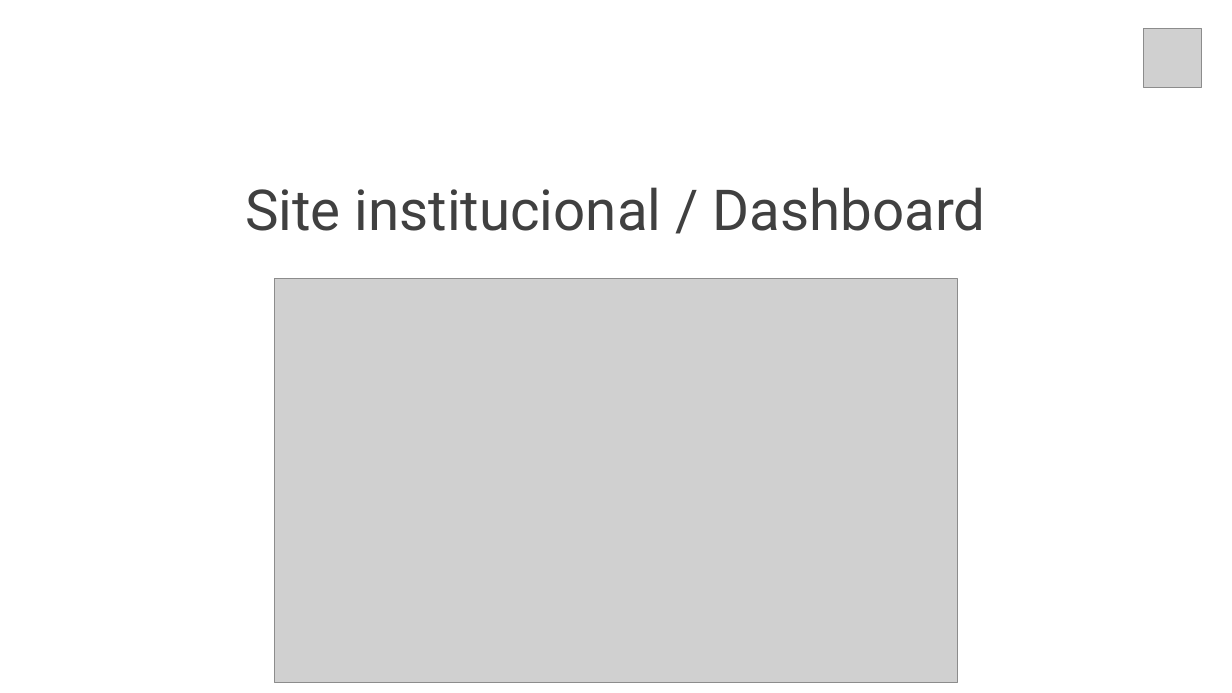
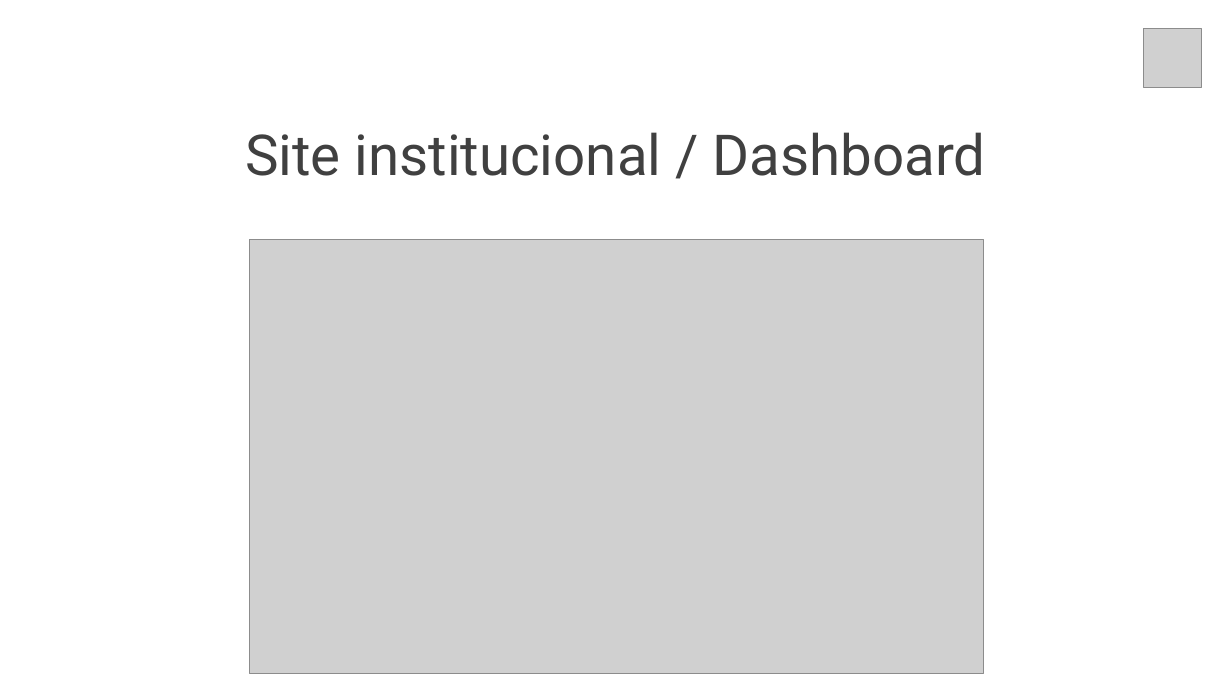
Before and after one commit to gui-ss/projeto-bandtec, a slide deck: slide 25 of documentacao/chameleon.pptx (slide 24 before the commit). Drawn at 1232x693 pixels with LibreOffice and Linux fonts; fonts in the diff are those of the drawing; grey boxes stand for pictures. Boxes give left, top, right and bottom in pixels: in the first picture for what was removed or moved away, otherwise in the second. Text is boxed around its words. In the diff, an @@ line names an element or a change of style, - is before the commit and + after.

```diff
--- a/documentacao/chameleon.pptx
+++ b/documentacao/chameleon.pptx
@@ title "Site institucional / Dashboard": place and size @@
-title "Site institucional / Dashboard" at (245,187,986,231)
+title "Site institucional / Dashboard" at (245,132,986,176)
@@ picture: place and size @@
-picture at (274,279,958,683)
+picture at (250,239,983,674)
```
Also in this commit, not shown: 12 other slides changed, 5 slides added, 1 slide removed, 5 other files.
